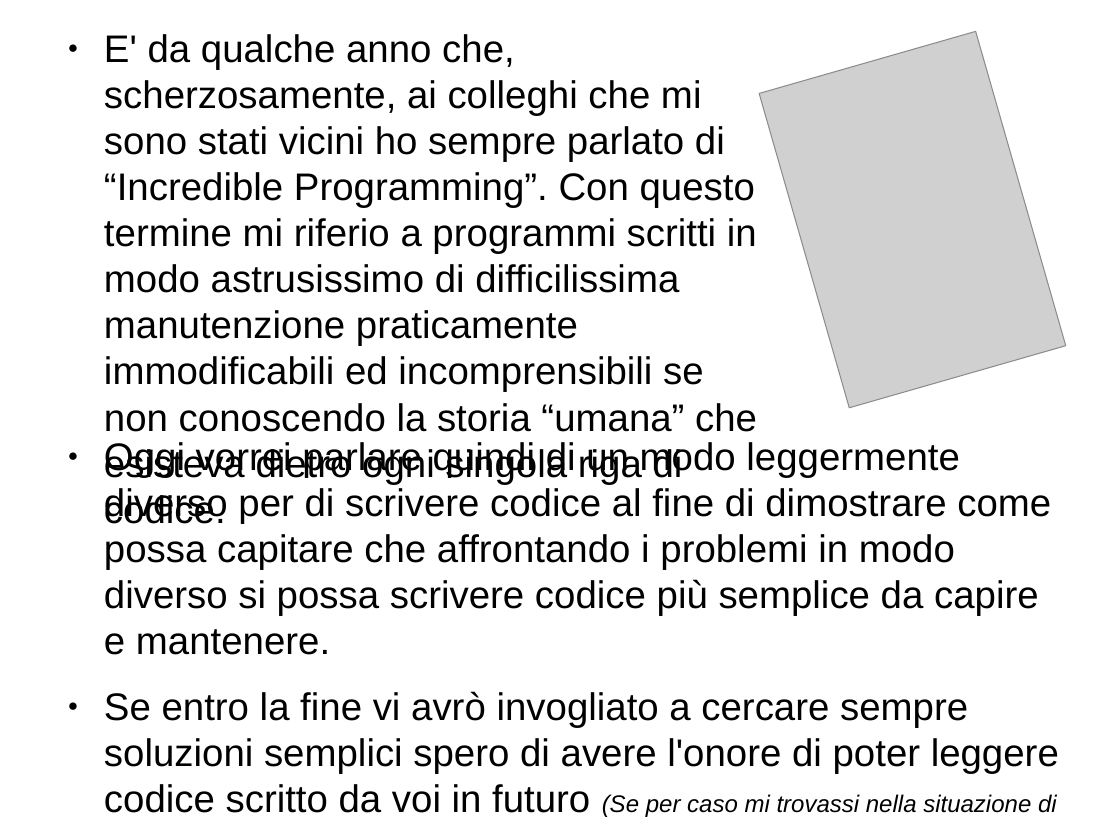
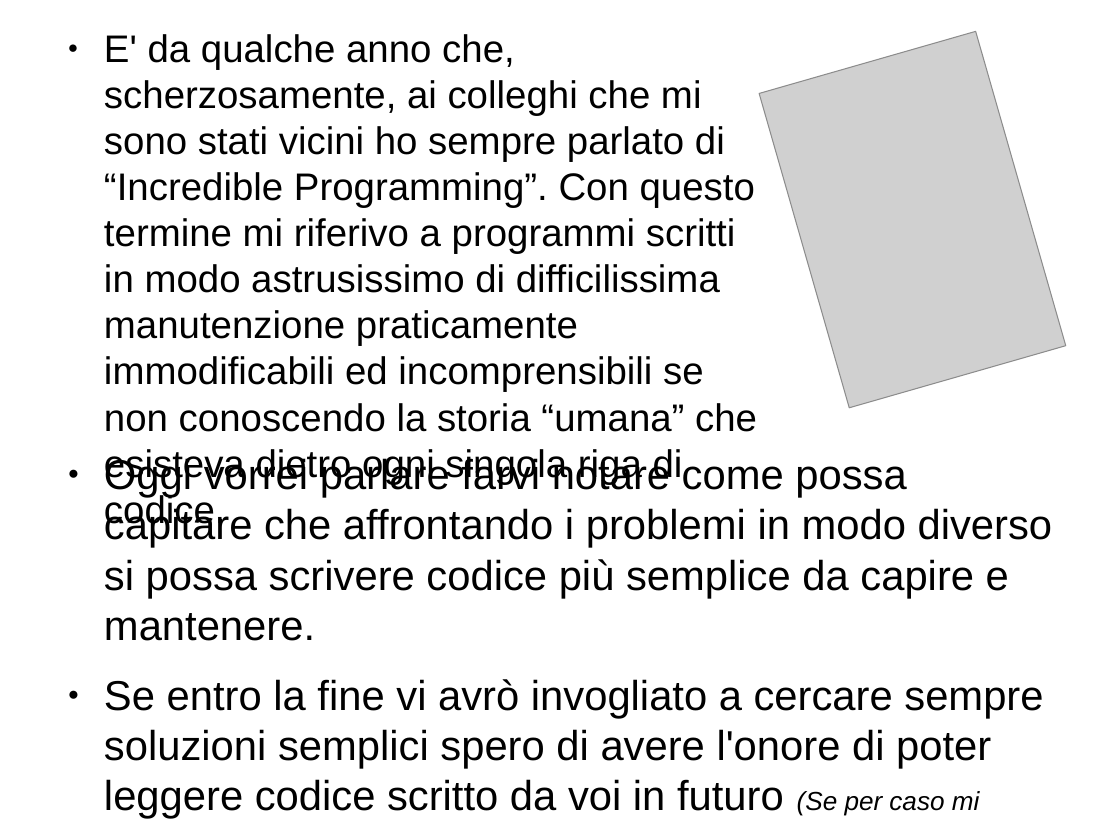
Before and after one commit to mdionisio/workshop_coroutine, a slide deck: slide 2 of presentazione.odp. Drawn at 1120x840 pixels with LibreOffice and Linux fonts; fonts in the diff are those of the drawing; grey boxes stand for pictures. Boxes give left, top, right and bottom in pixels: in the first picture for what was removed or moved away, otherwise in the second. Text is boxed around its words. In the diff, an @@ line names an element or a change of style, - is before the commit and + after.

Commit message:
[UPG] presentazione

```diff
--- a/presentazione.odp
+++ b/presentazione.odp
@@ text at <box>104,34,757,530</box>: text changed @@
-● E' da qualche anno che, scherzosamente, ai colleghi che mi sono stati vicini ho sempre parlato di “Incredible Programming”. Con questo termine mi riferio a programmi scritti in modo astrusissimo di difficilissima manutenzione praticamente immodificabili ed incomprensibili se non conoscendo la storia “umana” che esisteva dietro ogni singola riga di codice.
+● E' da qualche anno che, scherzosamente, ai colleghi che mi sono stati vicini ho sempre parlato di “Incredible Programming”. Con questo termine mi riferivo a programmi scritti in modo astrusissimo di difficilissima manutenzione praticamente immodificabili ed incomprensibili se non conoscendo la storia “umana” che esisteva dietro ogni singola riga di codice.
@@ text "Oggi vorrei parlare farvi notare ...": place and size @@
-text "Oggi vorrei parlare farvi notare ..." at <box>104,442,1059,817</box>
+text "Oggi vorrei parlare farvi notare ..." at <box>104,456,1053,819</box>
@@ text at <box>104,456,1053,641</box>: text changed; size 27.2 to 29.6 pt @@
-● Oggi vorrei parlare quindi di un modo leggermente diverso per di scrivere codice al fine di dimostrare come possa capitare che affrontando i problemi in modo diverso si possa scrivere codice più semplice da capire e mantenere.
+● Oggi vorrei parlare farvi notare come possa capitare che affrontando i problemi in modo diverso si possa scrivere codice più semplice da capire e mantenere.
@@ text at <box>104,679,1043,819</box>: size 27.2 to 29.6 pt in "Se entro la fine vi avrò invogliato ..."; size 17 to 18.5 pt in "(Se per caso mi trovassi nella situazione ..." @@
```
Also in this commit, not shown: 2 other slides changed, 1 other file.
